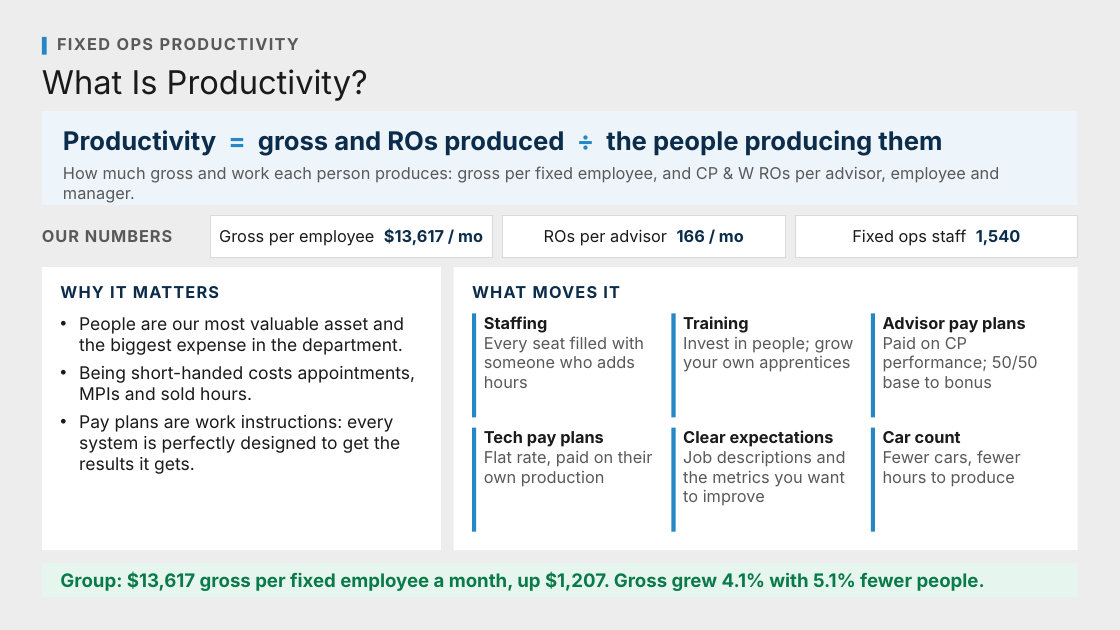
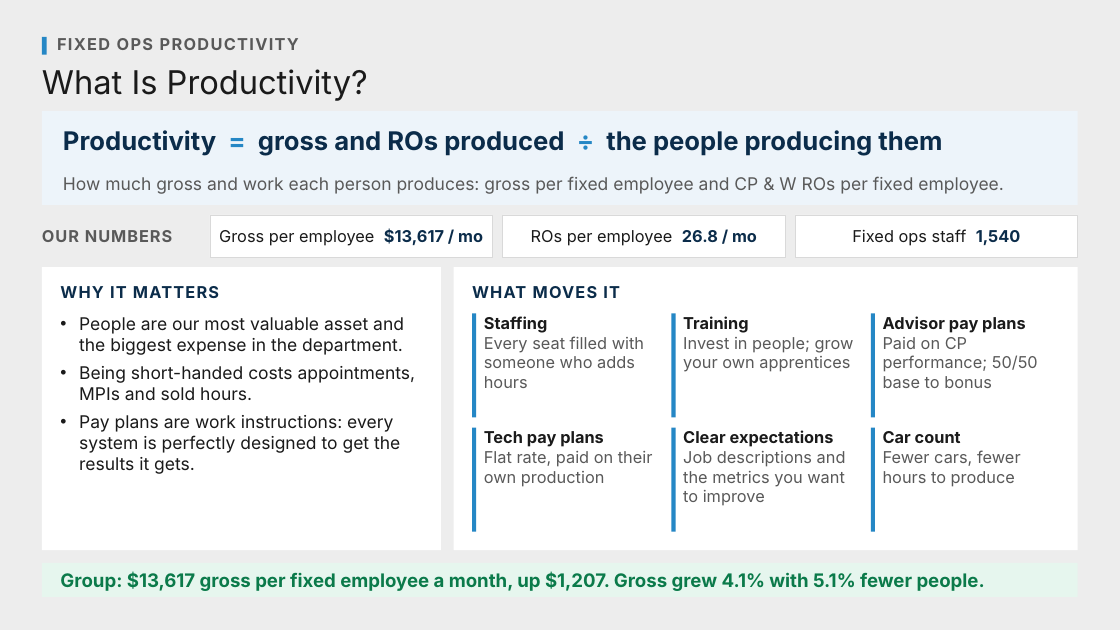
Before and after one commit to Ndresner/Noah, a slide deck: slide 1 of day2-deck/decks/Productivity Explainer - Preview.pptx. Drawn at 1120x630 pixels with LibreOffice and Linux fonts; fonts in the diff are those of the drawing. Boxes give left, top, right and bottom in pixels: in the first picture for what was removed or moved away, otherwise in the second. Text is boxed around its words. In the diff, an @@ line names an element or a change of style, - is before the commit and + after.

```diff
--- a/day2-deck/decks/Productivity Explainer - Preview.pptx
+++ b/day2-deck/decks/Productivity Explainer - Preview.pptx
@@ text at bbox=[63, 176, 1003, 194]: text changed; size 14 to 15 pt @@
-How much gross and work each person produces: gross per fixed employee, and CP & W ROs per advisor, employee and manager.
+How much gross and work each person produces: gross per fixed employee and CP & W ROs per fixed employee.
@@ text at bbox=[531, 230, 757, 246]: text changed @@
-ROs per advisor 166 / mo
+ROs per employee 26.8 / mo
```
Also in this commit, not shown: 6 other files.
